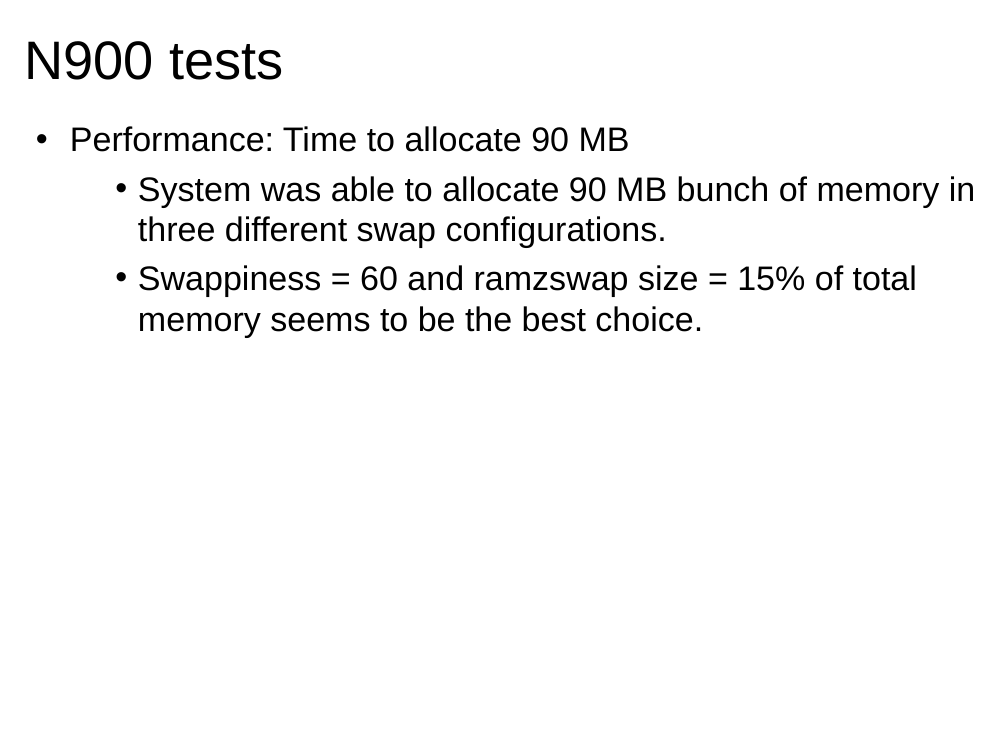
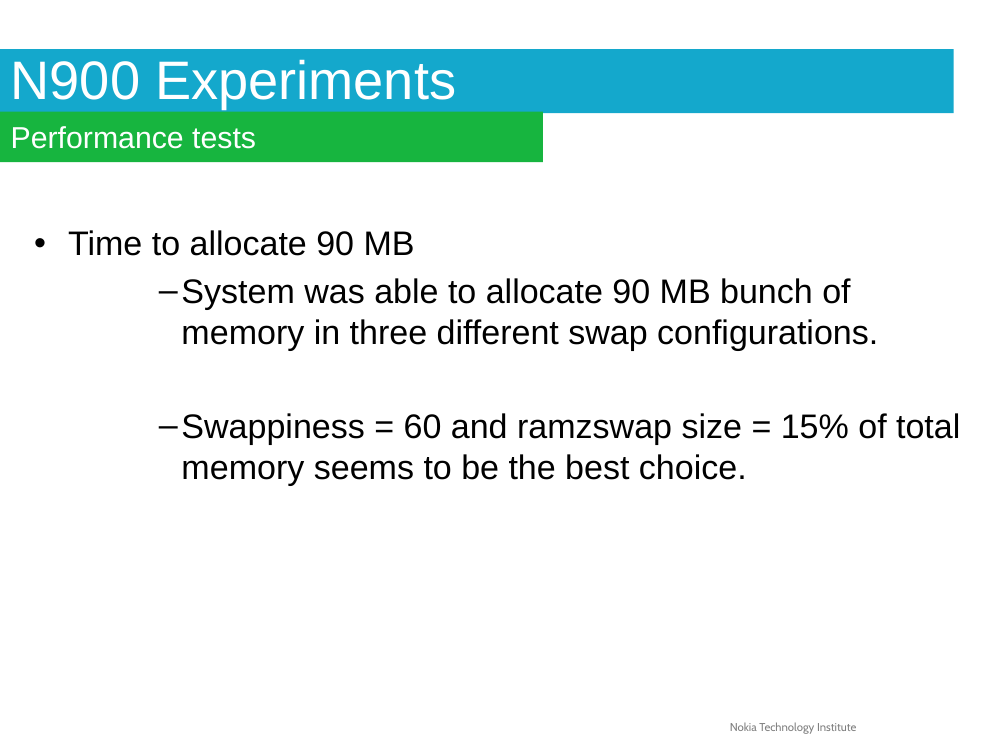
Before and after one commit to briglia/LinuxCon2011, a slide deck: slide 24 of linuxcon2011.odp (slide 23 before the commit). Drawn at 1008x756 pixels with LibreOffice and Linux fonts; fonts in the diff are those of the drawing; background and template pictures are left out. Boxes give left, top, right and bottom in pixels: in the first picture for what was removed or moved away, otherwise in the second. Text is boxed around its words. In the diff, an @@ line names an element or a change of style, - is before the commit and + after.

```diff
--- a/linuxcon2011.odp
+++ b/linuxcon2011.odp
@@ title "N900 Experiments" resized from (x1=25, y1=41, x2=283, y2=80) to (x1=0, y1=49, x2=954, y2=113) @@
@@ title "N900 Experiments" at (x1=0, y1=49, x2=954, y2=113): vertical alignment top to middle; fill none to #14A8CC @@
@@ title at (x1=11, y1=59, x2=456, y2=109): text changed; text colour #000000 to #FFFFFF @@
-N900 tests
+N900 Experiments
@@ rectangle added at (x1=0, y1=112, x2=543, y2=162), fill #17B53F, 24 pt, text #FFFFFF @@
+Performance tests
@@ text "Time to allocate 90 MB" moved from (x1=70, y1=126, x2=975, y2=337) to (x1=68, y1=230, x2=960, y2=486) @@
@@ text at (x1=68, y1=230, x2=415, y2=256): text changed @@
-  • Performance: Time to allocate 90 MB
+  • Time to allocate 90 MB
@@ text at (x1=181, y1=278, x2=960, y2=486): bullet • to –; list level 3 to 4 in "System was able to allocate ..."; list level 3 to 4 in "Swappiness = 60 and ramzswap ..." @@
@@ text added at (x1=730, y1=722, x2=856, y2=734), 9 pt, text #7F7F7F @@
+Nokia Technology Institute
```
Also in this commit, not shown: 30 other slides changed, 1 slide added.
